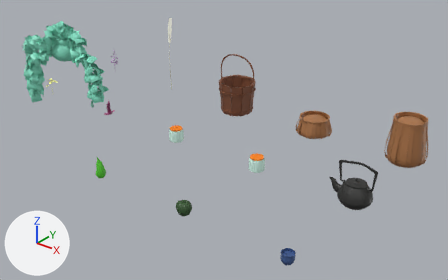
One commit to the FBX model Maya_Projects/Exports/cmc_shaman_assets_01_ID.fbx: the scene before it, then after it.
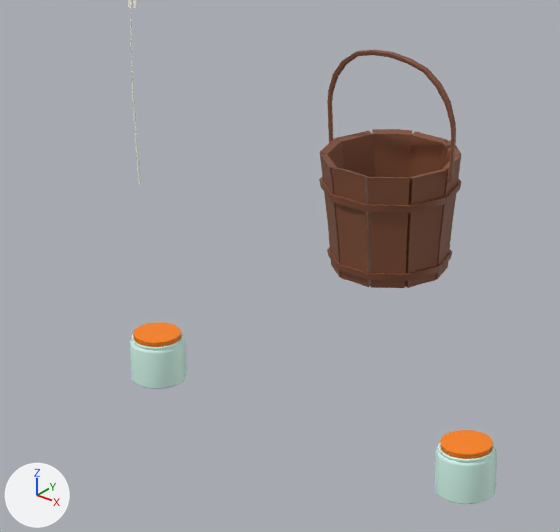
Old and new are each drawn whole from a 50 mm camera at (0.0392, -0.0513, 0.0274) aimed at (-0.0002, -0.0021, -0.0031) and again close up on the part from 30% to 63% of the width and 15% to 64% of the height. Arrows for +X, +Y and +Z are at lower left; the lights stay in place. Where no turn or scale is listed for an object, it has been applied to the vertices.

Objects in the first close-up: 'bucket_geo_low', 'bucket_handle_geo', 'jar_cork_geo', 'jar_cork_geo.001', 'tea_jar_01_geo_low', 'tea_jar_02_geo_low'.
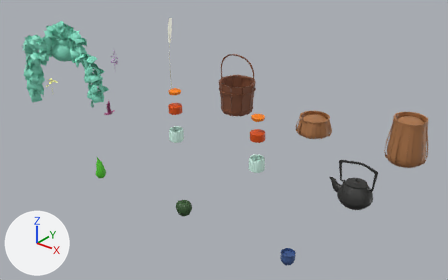
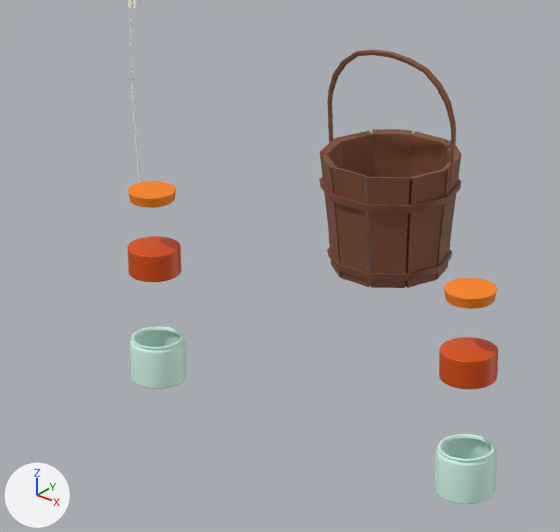
Patch to the scene script:
```diff
--- a/Maya_Projects/Exports/cmc_shaman_assets_01_ID.fbx.py
+++ b/Maya_Projects/Exports/cmc_shaman_assets_01_ID.fbx.py
@@ ob_jar_tea_geo_001 @@
 ob_jar_tea_geo_001 = bpy.data.objects.new('jar_tea_geo.001', me_mesh_011)
-ob_jar_tea_geo_001.location = (0.01, -0.01, 0.0)
+ob_jar_tea_geo_001.location = (0.01, -0.01, 0.003)
@@ ob_jar_tea_geo @@
 ob_jar_tea_geo = bpy.data.objects.new('jar_tea_geo', me_mesh_008)
-ob_jar_tea_geo.location = (0.0, -0.01, 0.0)
+ob_jar_tea_geo.location = (0.0, -0.01, 0.003)
@@ ob_jar_cork_geo_001 @@
 ob_jar_cork_geo_001 = bpy.data.objects.new('jar_cork_geo.001', me_mesh_010)
-ob_jar_cork_geo_001.location = (0.01, -0.01, 0.00074)
+ob_jar_cork_geo_001.location = (0.01, -0.01, 0.00474)
@@ ob_jar_cork_geo @@
 ob_jar_cork_geo = bpy.data.objects.new('jar_cork_geo', me_mesh_007)
-ob_jar_cork_geo.location = (0.0, -0.01, 0.00074)
+ob_jar_cork_geo.location = (0.0, -0.01, 0.00474)
```

What differs and where, as boxes (x1, y1, x2, y2) in the close-ups (560 x 532 px):
'jar_tea_geo.001', moved (not visible before)
    after: (439, 337, 498, 389)
'jar_cork_geo.001', moved
    before: (440, 430, 493, 459)
    after: (444, 278, 497, 309)
'jar_tea_geo', moved (not visible before)
    after: (128, 236, 181, 282)
'jar_cork_geo', moved
    before: (133, 322, 181, 347)
    after: (128, 181, 176, 208)
